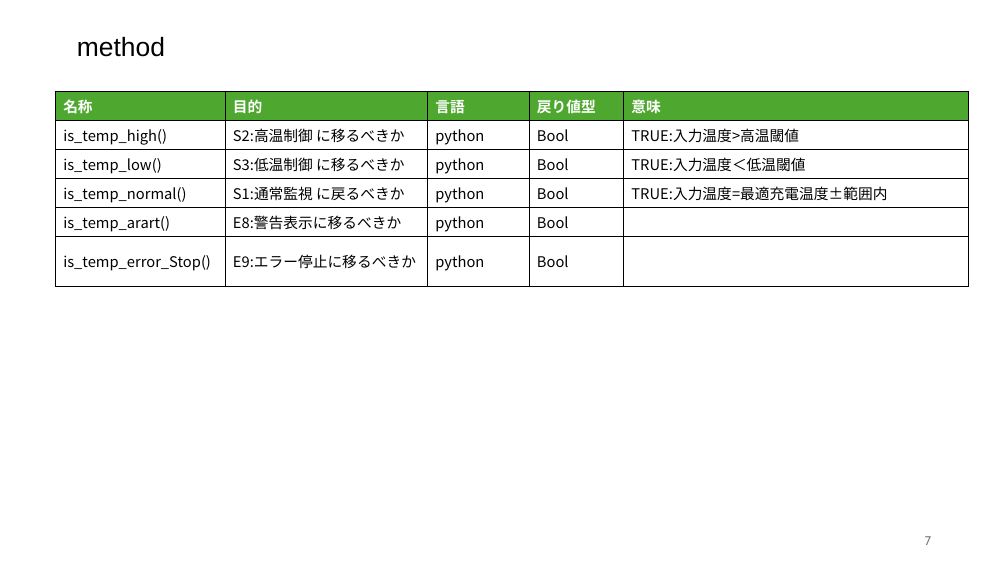
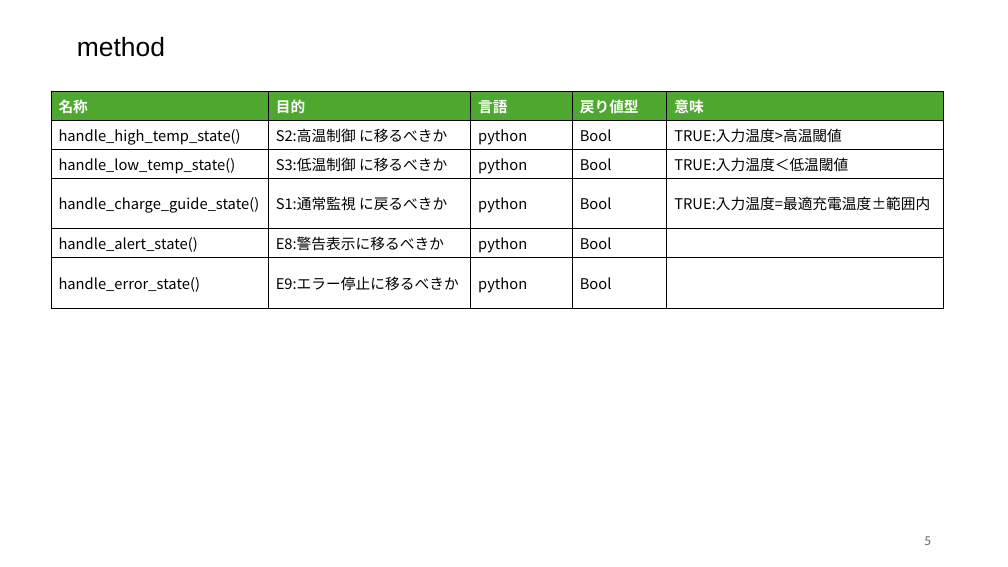
Before and after one commit to KazYag/nyaTraining-python-project, a slide deck: slide 5 of Specification/基本仕様.pptx (slide 7 before the commit). Drawn at 1008x567 pixels with LibreOffice and Linux fonts; fonts in the diff are those of the drawing. Boxes give left, top, right and bottom in pixels: in the first picture for what was removed or moved away, otherwise in the second. Text is boxed around its words. In the diff, an @@ line names an element or a change of style, - is before the commit and + after.

```diff
--- a/Specification/基本仕様.pptx
+++ b/Specification/基本仕様.pptx
@@ table at (51,91,943,297) @@
-row 2, column 1: is_temp_high()
+row 2, column 1: handle_high_temp_state()
-row 3, column 1: is_temp_low()
+row 3, column 1: handle_low_temp_state()
-row 4, column 1: is_temp_normal()
+row 4, column 1: handle_charge_guide_state()
-row 5, column 1: is_temp_arart()
+row 5, column 1: handle_alert_state()
-row 6, column 1: is_temp_error_Stop()
+row 6, column 1: handle_error_state()
@@ table: place and size @@
-table at (56,91,969,275)
+table at (51,91,943,297)
@@ page number at (924,536,931,545): text changed @@
-7
+5
```
Also in this commit, not shown: 2 other slides changed, 2 slides removed, 1 other file.
